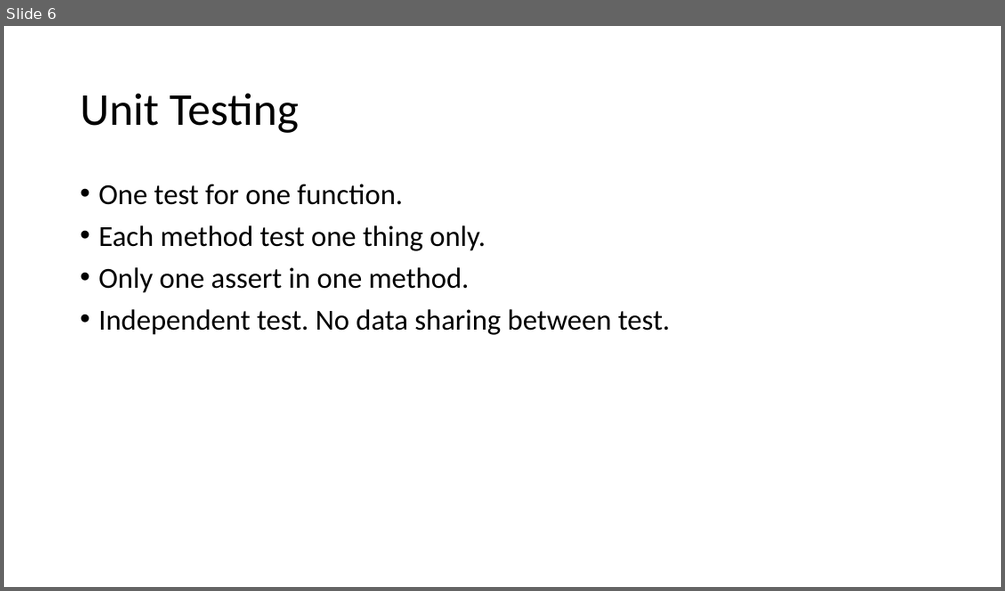
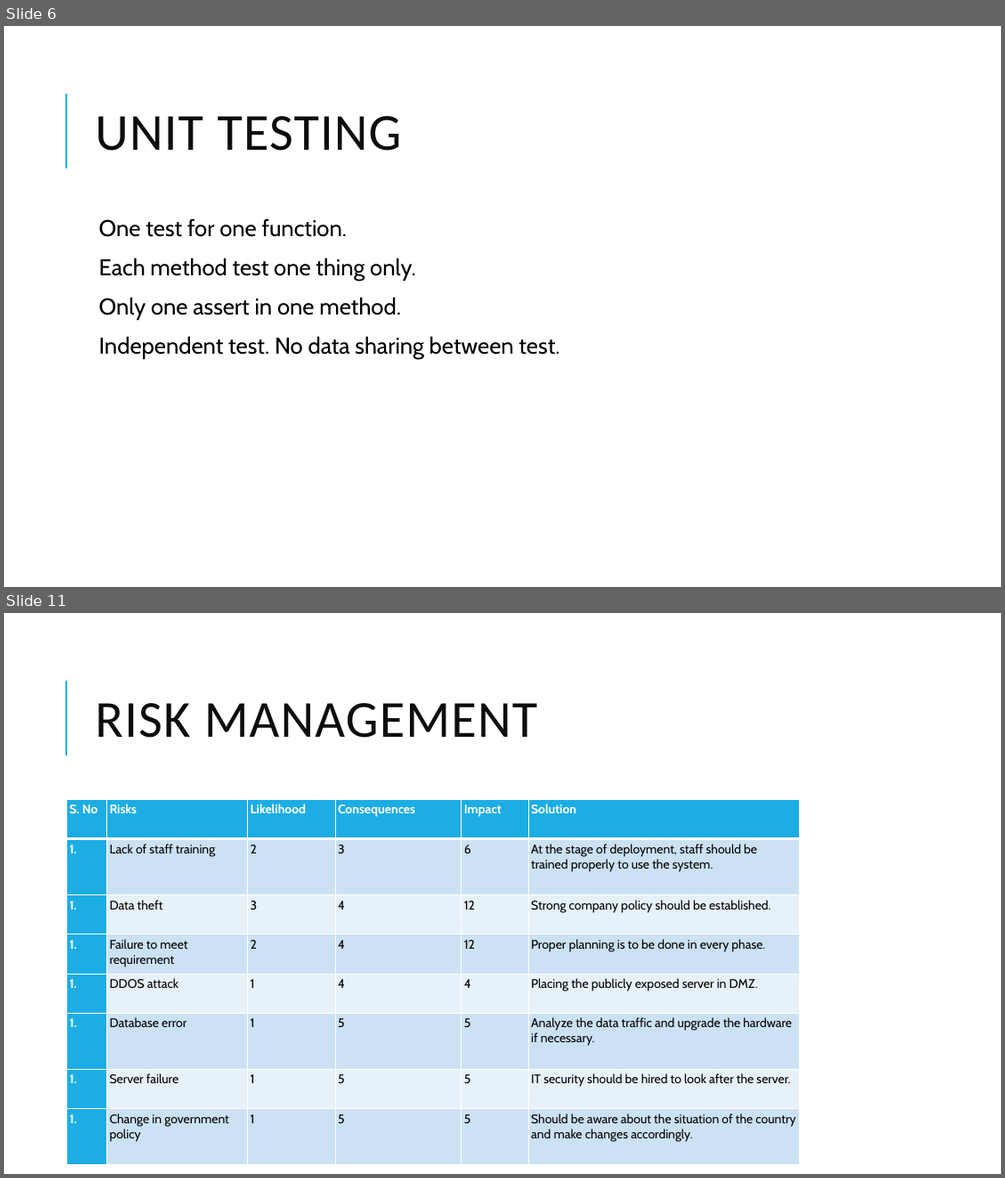
Before and after one commit to admondtamang/e-commerce-cp, a slide deck: E-commerce site.pptx. Shown one above the other, each under a label of ours: slide 6 before the commit, slides 6 and 11 after it; the slides between them are not shown. The pictures are 1005x591 and 1005x1178 pixels, drawn with LibreOffice and Linux fonts; fonts in the diff are those of the drawing. Boxes give left, top, right and bottom in pixels: in the first picture for what was removed or moved away, otherwise in the second. Text is boxed around its words. In the diff, an @@ line names an element or a change of style, - is before the commit and + after.

```diff
--- a/E-commerce site.pptx
+++ b/E-commerce site.pptx
@@ slide 11 added at [4,613,1001,1174], background #FFFFFF; not listed: 1 template element that a slide beside it also shows @@
@@ title added at [95,703,538,738], 50 pt, text #0D0D0D @@
+RISK MANAGEMENT
@@ table added at [67,799,800,1164], 8 rows, 6 columns @@
+S. No | Risks | Likelihood | Consequences | Impact | Solution
+ | Lack of staff training | 2 | 3 | 6 | At the stage of deployment, staff should be trained properly to use the system.
+ | Data theft | 3 | 4 | 12 | Strong company policy should be established.
+ | Failure to meet requirement | 2 | 4 | 12 | Proper planning is to be done in every phase.
+ | DDOS attack | 1 | 4 | 4 | Placing the publicly exposed server in DMZ.
+ | Database error | 1 | 5 | 5 | Analyze the data traffic and upgrade the hardware if necessary.
+ | Server failure | 1 | 5 | 5 | IT security should be hired to look after the server.
+ | Change in government policy | 1 | 5 | 5 | Should be aware about the situation of the country and make changes accordingly.
@@ slide 6 changed as well @@
@@ line added from (66, 168) to (66, 94), #1CADE4 1.5 pt @@
@@ title at [95,116,402,151]: text changed; size 44 to 50 pt; text colour #000000 to #0D0D0D @@
-Unit Testing
+UNIT TESTING
@@ text "One test for one function.": place and size @@
-text "One test for one function." at [98,184,670,335]
+text "One test for one function." at [99,218,559,359]
@@ text "One test for one function." at [99,218,559,359]: size 28 to 22 pt, font Calibri to Cabin; bullet • to  ; more space between paragraphs @@
```
Also in this commit, not shown: 6 other slides changed, 7 other slides added, 43 other files.
